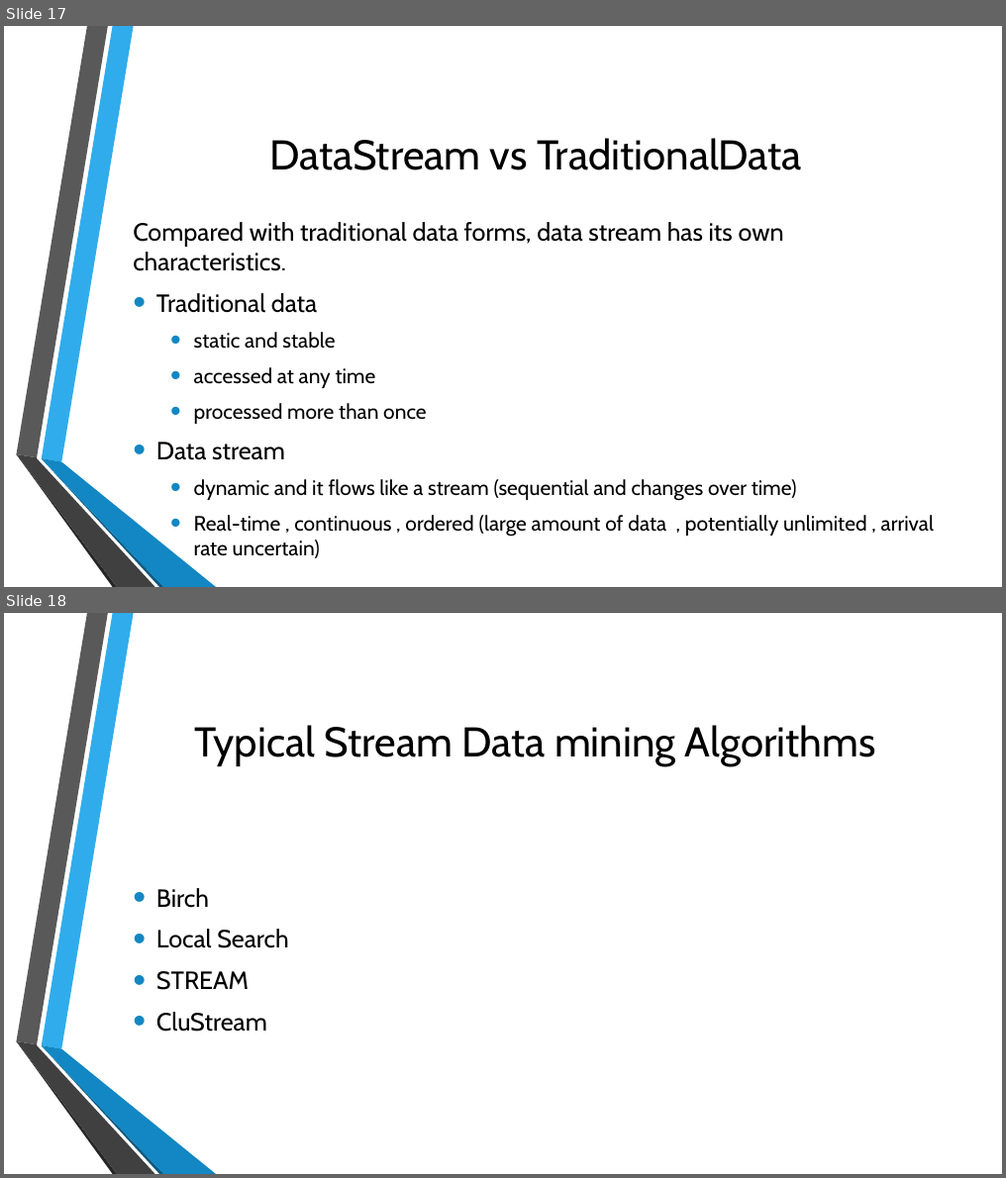
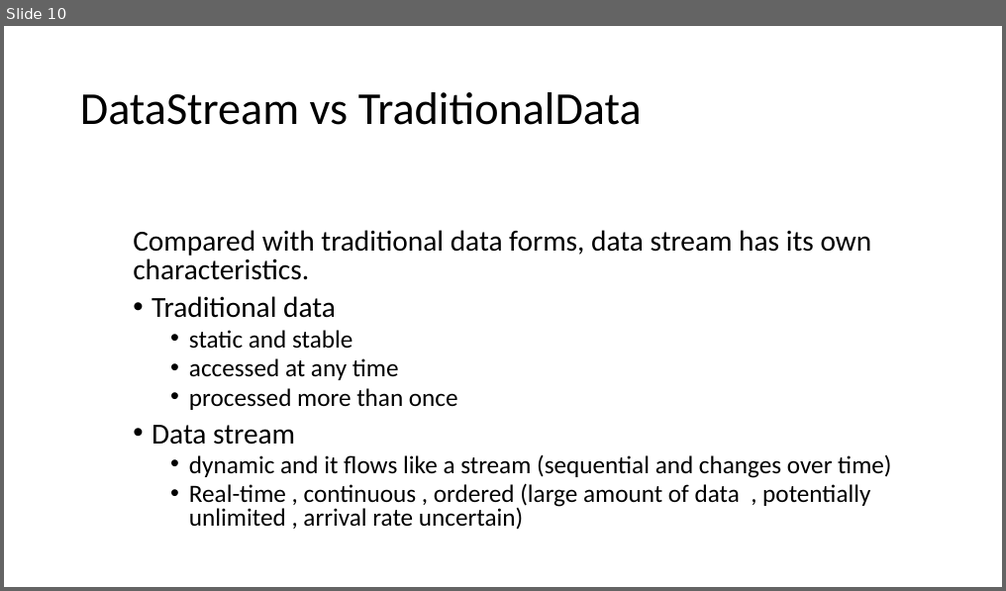
Before and after one commit to SC-One/ClusteringDataStream, a slide deck: Presentation/Data Mining in clustering.pptx. Shown one above the other, each under a label of ours: slides 17 and 18 before the commit, slide 10 after it. The pictures are 1006x1178 and 1006x591 pixels, drawn with LibreOffice and Linux fonts; fonts in the diff are those of the drawing; background and template pictures are left out. Boxes give left, top, right and bottom in pixels: in the first picture for what was removed or moved away, otherwise in the second. Text is boxed around its words. In the diff, an @@ line names an element or a change of style, - is before the commit and + after.

Commit message:
- Big cleaning slides (legendary commit :D) TODO: add paper's algorithm steps and explainations in slides(article)

```diff
--- a/Presentation/Data Mining in clustering.pptx
+++ b/Presentation/Data Mining in clustering.pptx
@@ slide 18 removed at [4, 613, 1002, 1174], background picture (left out); not listed: 6 template elements that a slide beside it also shows @@
@@ title removed at [195, 725, 876, 766] @@
-Typical Stream Data mining Algorithms
@@ text removed at [156, 888, 289, 1032] @@
-• Birch
-• Local Search
-• STREAM
-• CluStream
@@ what was slide 17 is now slide 10 @@
@@ slide 10 changed as well @@
@@ title "DataStream vs TraditionalData": place and size @@
-title "DataStream vs TraditionalData" at [269, 138, 801, 171]
+title "DataStream vs TraditionalData" at [80, 92, 642, 125]
@@ title "DataStream vs TraditionalData" at [80, 92, 642, 125]: size 40 to 44 pt, font Cabin to Calibri; alignment centre to left; line spacing 1 to 0.9 @@
@@ text "Compared with traditional data forms, ..." at [133, 230, 891, 530]: size 24 to 28 pt in "Compared with traditional data forms, data stream ...", "Traditional data", "Data stream"; font Cabin to Calibri; size 20 to 24 pt in "static and stable", "accessed at any time", "processed more than once", "dynamic and it flows like a stream ..." and 1 more places; line spacing 1 to 0.8; indent changed; less space between paragraphs; vertical alignment middle to top @@
@@ group removed at [16, 26, 216, 587]: 6 freeform shapes @@
```
Also in this commit, not shown: 13 other slides changed, 5 slides added, 10 other slides removed.
